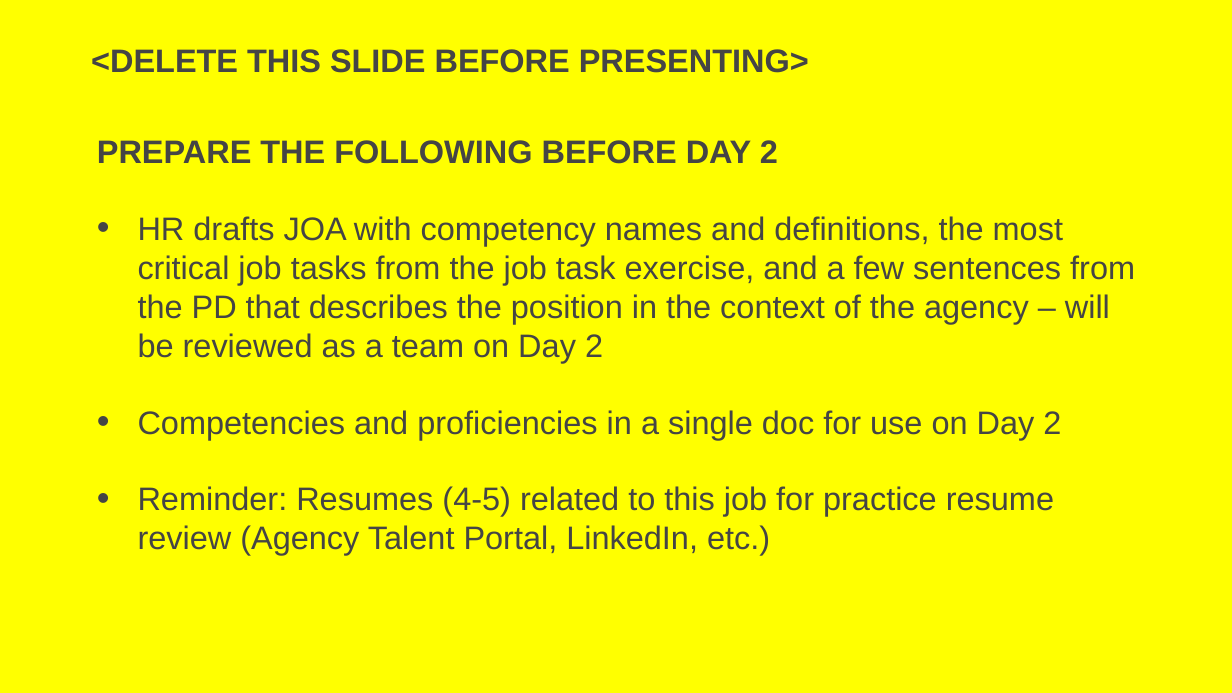
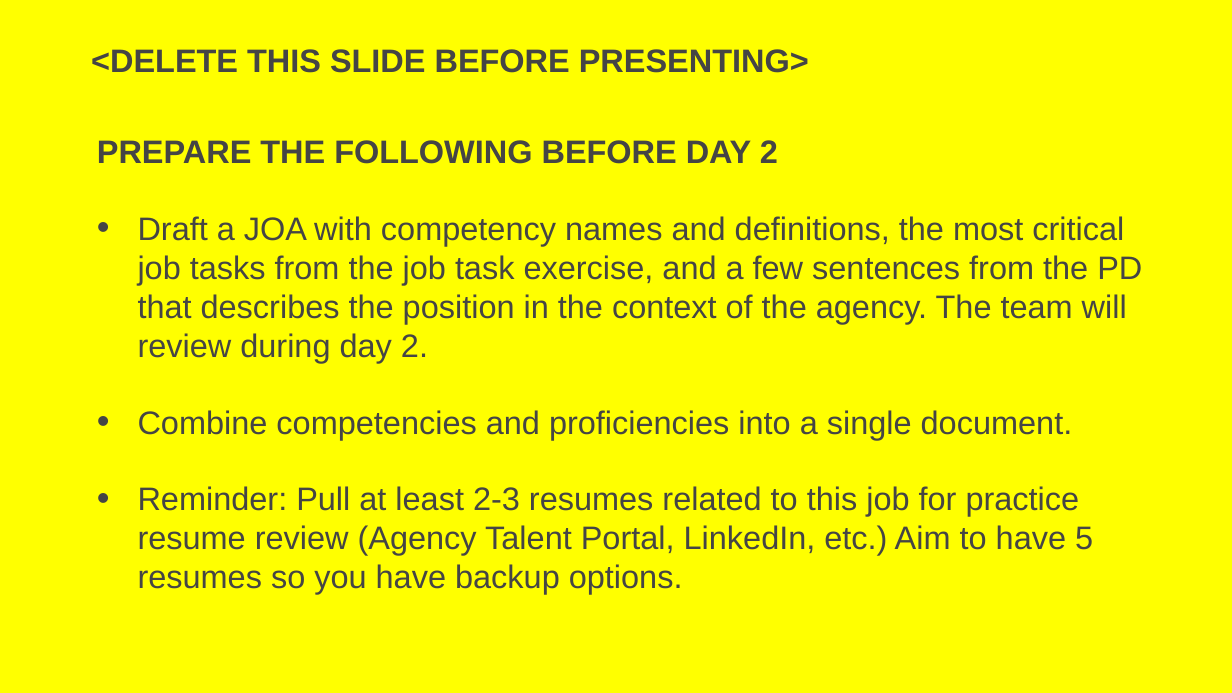
Before and after one commit to usds/SME-QA-Website, a slide deck: slide 20 of toolkit/job-analysis/job-analysis-presentation.pptx (slide 18 before the commit). Drawn at 1232x693 pixels with LibreOffice and Linux fonts; fonts in the diff are those of the drawing. Boxes give left, top, right and bottom in pixels: in the first picture for what was removed or moved away, otherwise in the second. Text is boxed around its words. In the diff, an @@ line names an element or a change of style, - is before the commit and + after.

```diff
--- a/toolkit/job-analysis/job-analysis-presentation.pptx
+++ b/toolkit/job-analysis/job-analysis-presentation.pptx
@@ text at box(138, 216, 1142, 594): text changed @@
-• HR drafts JOA with competency names and definitions, the most critical job tasks from the job task exercise, and a few sentences from the PD that describes the position in the context of the agency – will be reviewed as a team on Day 2
-• Competencies and proficiencies in a single doc for use on Day 2
-• Reminder: Resumes (4-5) related to this job for practice resume review (Agency Talent Portal, LinkedIn, etc.)
+• Draft a JOA with competency names and definitions, the most critical job tasks from the job task exercise, and a few sentences from the PD that describes the position in the context of the agency. The team will review during day 2.
+• Combine competencies and proficiencies into a single document.
+• Reminder: Pull at least 2-3 resumes related to this job for practice resume review (Agency Talent Portal, LinkedIn, etc.) Aim to have 5 resumes so you have backup options.
```
Also in this commit, not shown: 14 other slides changed, 5 slides added, 1 slide removed, 2 other files.
